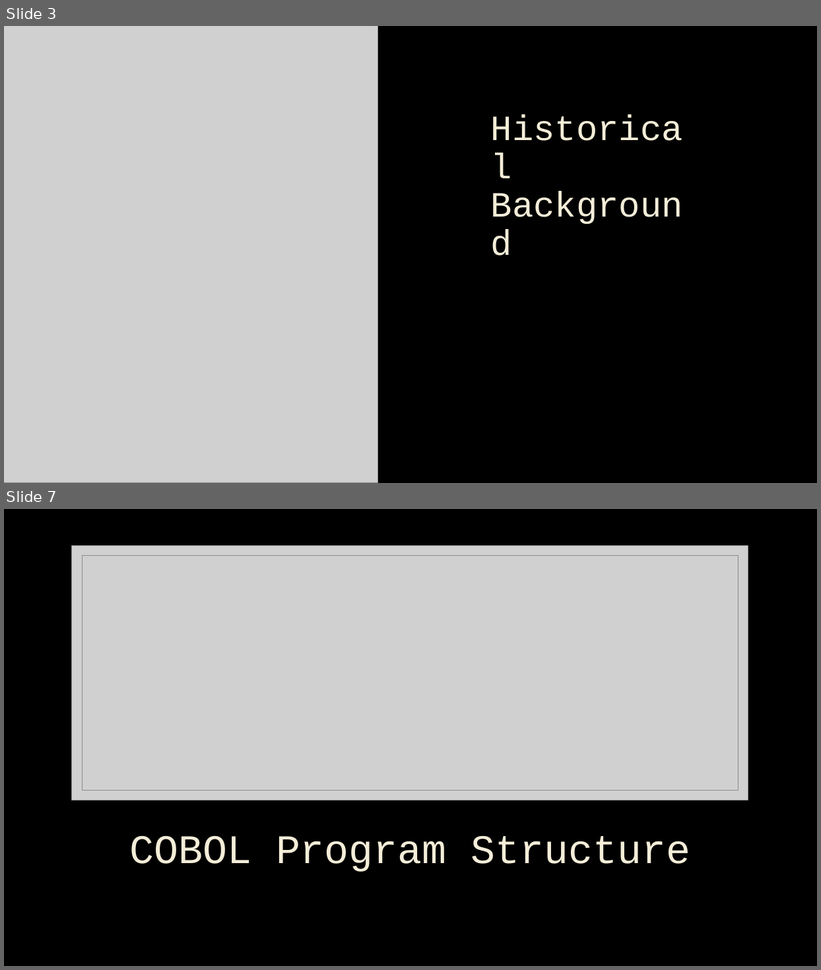
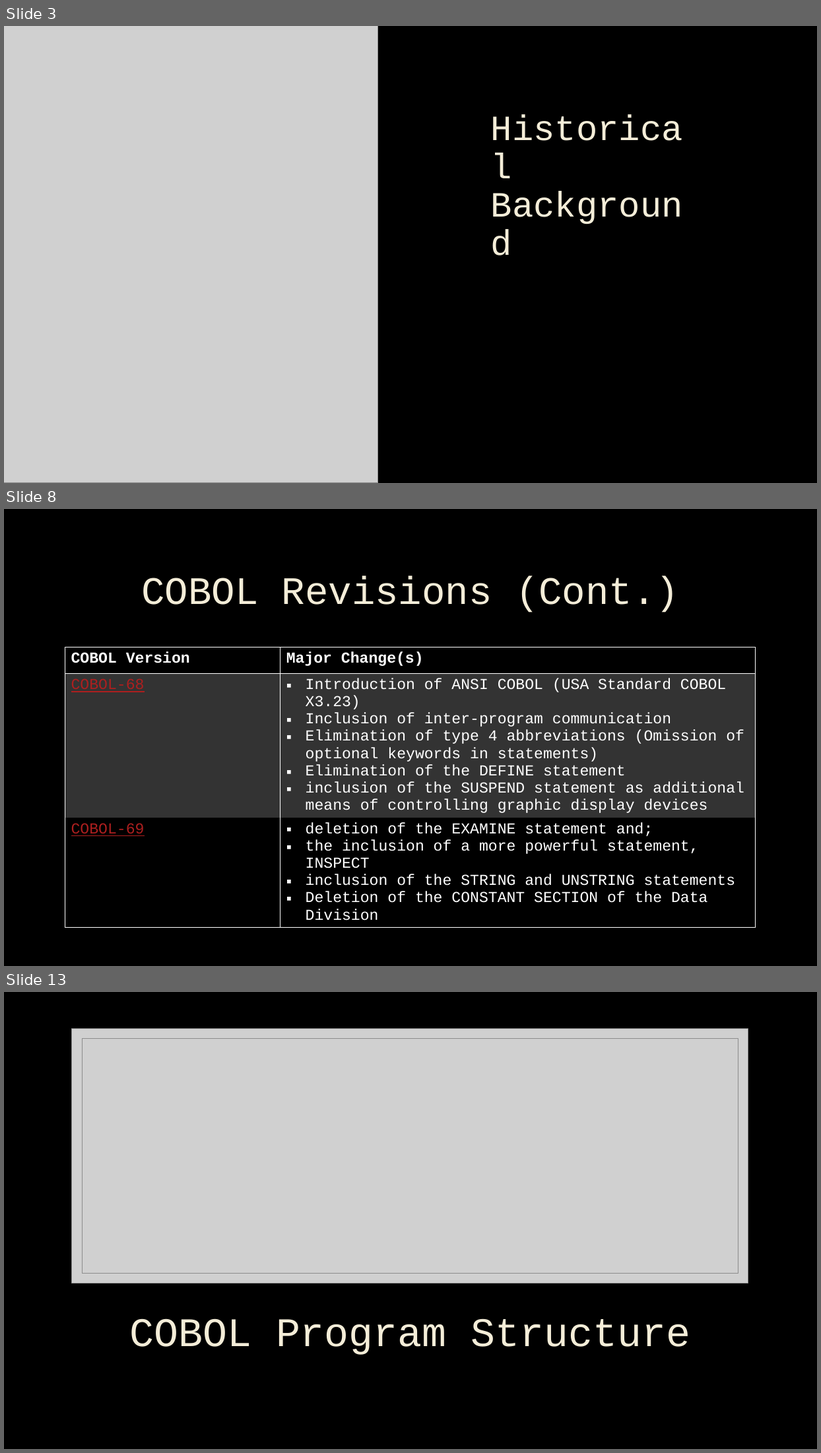
Before and after one commit to n1zuu/cobol-stack-demo, a slide deck: cobol/cobol.pptx. Shown one above the other, each under a label of ours: slides 3 and 7 before the commit, slides 3, 8 and 13 after it; the slides between them are not shown. The pictures are 821x970 and 821x1453 pixels, drawn with LibreOffice and Linux fonts; fonts in the diff are those of the drawing; grey boxes stand for pictures; background and template pictures are left out. Boxes give left, top, right and bottom in pixels: in the first picture for what was removed or moved away, otherwise in the second. Text is boxed around its words. In the diff, an @@ line names an element or a change of style, - is before the commit and + after.

```diff
--- a/cobol/cobol.pptx
+++ b/cobol/cobol.pptx
@@ slide 8 added at (4, 509, 817, 966), background picture (left out) @@
@@ title added at (141, 576, 679, 613), 46 pt, text #F4EDD8 @@
+COBOL Revisions (Cont.)
@@ table added at (65, 648, 756, 923), 3 rows, 2 columns @@
+COBOL Version | Major Change(s)
+COBOL-68 | Introduction of ANSI COBOL (USA Standard COBOL X3.23) / Inclusion of inter-program communication / Elimination of type 4 abbreviations (Omission of optional keywords in statements) / Elimination of the DEFINE statement / inclusion of the SUSPEND statement as additional means of controlling graphic display devices
+COBOL-69 | deletion of the EXAMINE statement and; / the inclusion of a more powerful statement, INSPECT / inclusion of the STRING and UNSTRING statements / Deletion of the CONSTANT SECTION of the Data Division
@@ what was slide 7 is now slide 13 @@
```
Also in this commit, not shown: 10 slides changed, 19 other slides added.
